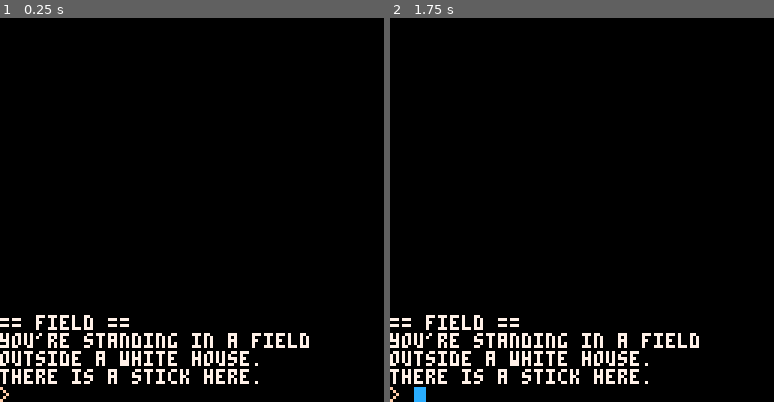
Above: before the commit, frames 1-2 (left to right).
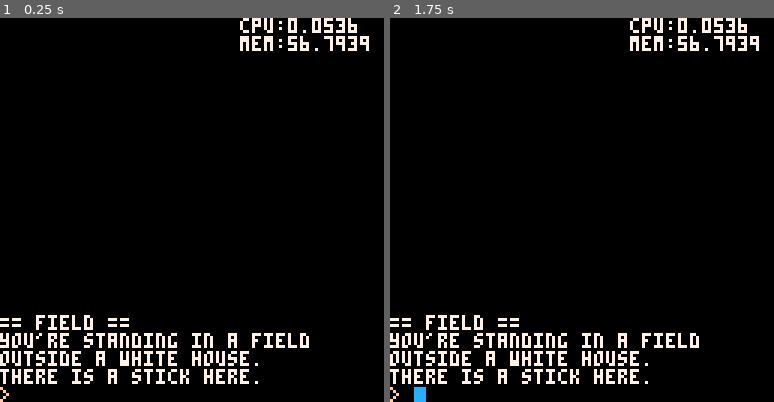
Above: after the commit, the same moments.

Repository: m-r-hunt/Pico-8-Carts
Game: PICO-8 cartridge textadventure.p8
The game is run twice, just before and just after one commit, with the same random seed, the same clock (stepped at 60 frames per second) and the same inputs.
Inputs:
- Up to frame 1 (0.25 s): no input
- Up to frame 2 (1.75 s): hold Right from 1.6 s (still down)

The runs differ from the first frame. In frame 1, 1.1% of the frame differs, in the area x 62-97%, y 0-9%; in frame 2, 1.1%.

Commit message:
get/drop items, some other tweaks.

Diff:
--- a/textadventure.p8
+++ b/textadventure.p8
@@ -148,6 +148,9 @@
  end
  print("> "..input,0,123,input_text_colour)
  if (timer%16<8) rectfill(input_cursor*4+8,123,input_cursor*4+11,128,12)
+
+ print("cpu:"..stat(1),80,0,7)
+ print("mem:"..stat(0),80,6,7)
 end
 -->8
 --text adventure engine
@@ -235,17 +238,27 @@
 start_room="field"
 
 --token matching functions
-function match_direction(t)
+function direction(t)
  return exits[current_room][t]~=nil
 end
 
-function match_local_item(t)
- return item_locations[t]==current_room or item_locations[t]=="inventory"
+function local_item(t)
+ return room_item(t) or inventory_item(t)
+end
+
+function room_item(t)
+ return item_locations[t]==current_room
+end
+
+function inventory_item(t)
+ return item_locations[t]=="inventory"
 end
 
 token_matchers={
-	direction=match_direction,
-	local_item=match_local_item
+	direction=direction,
+	local_item=local_item,
+	room_item=room_item,
+	inventory_item=inventory_item,
 }
 
 --command functions
@@ -263,15 +276,40 @@
  add_to_history(descriptions[tokens[2]])
 end
 
+function get(tokens)
+ move_item(tokens[2],"inventory")
+ add_to_history("you get the "..tokens[2])
+end
+
+function drop(tokens)
+ move_item(tokens[2],current_room)
+ add_to_history("you drop the "..tokens[2])
+end
+
+function inventory(tokens)
+ if #items_at_locations["inventory"]>0 then
+  add_to_history("you are holding:")
+  for i in all(items_at_locations["inventory"]) do
+   add_to_history("- "..i)
+  end
+ else
+  add_to_history("your pockets are empty.")
+ end
+end
+
 commands={
 	look={look},
 	go={"$direction",go},
 	examine={"$local_item",examine},
+	get={"$room_item",get},
+	drop={"$inventory_item",drop},
+	inventory={inventory},
 }
 
 aliases={
 	l={"look"},
 	x={"examine"},
+	i={"inventory"},
 
 	n={"go","north"},
 	s={"go","south"},
@@ -322,3 +360,10 @@
  start_location="field",
  description="it's sticky."
 }
+-->8
+function move_item(item,place)
+ local old_loc=item_locations[item]
+ item_locations[item]=place
+ del(items_at_locations[old_loc],item)
+ add(items_at_locations[place],item)
+end
